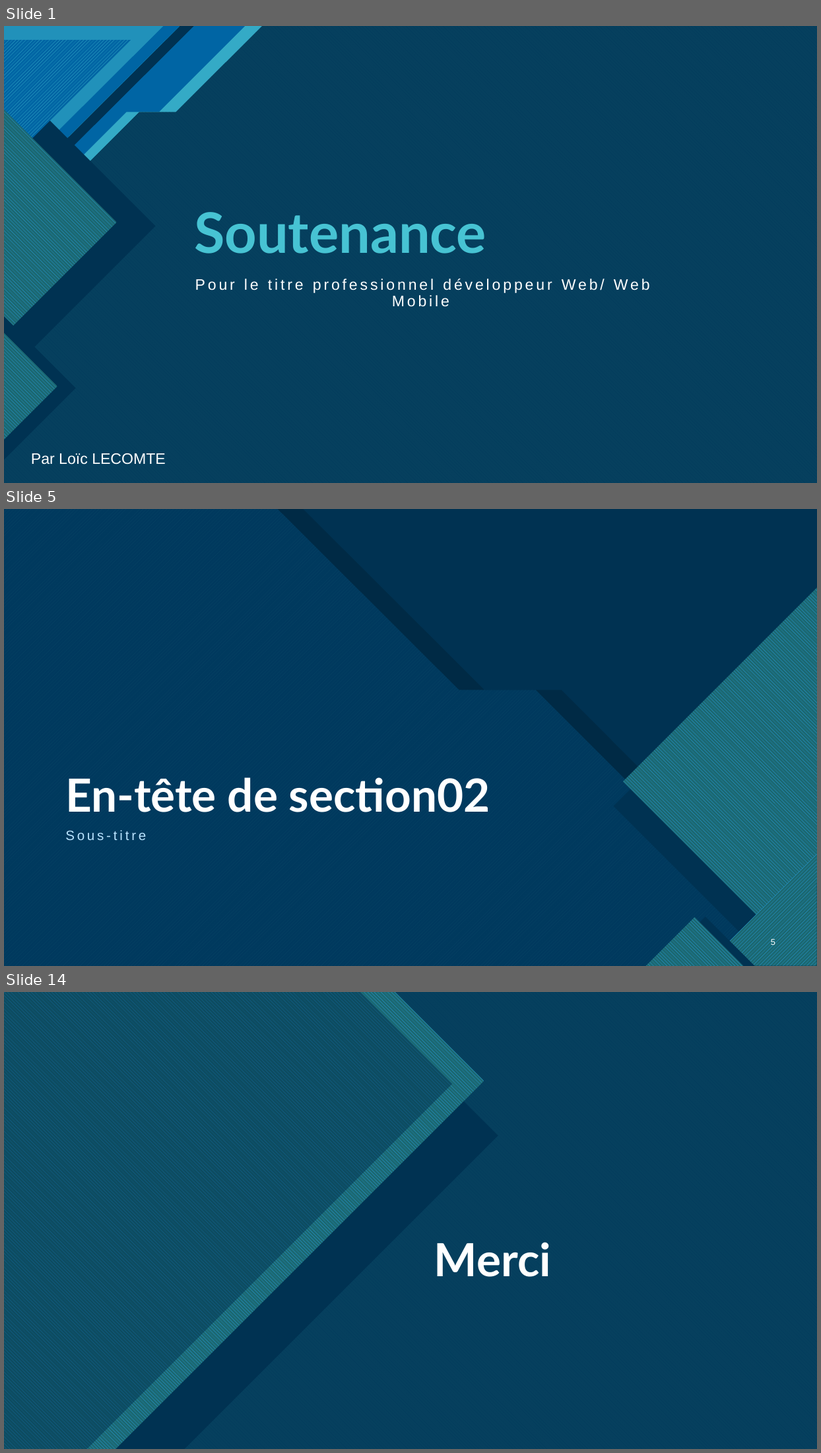
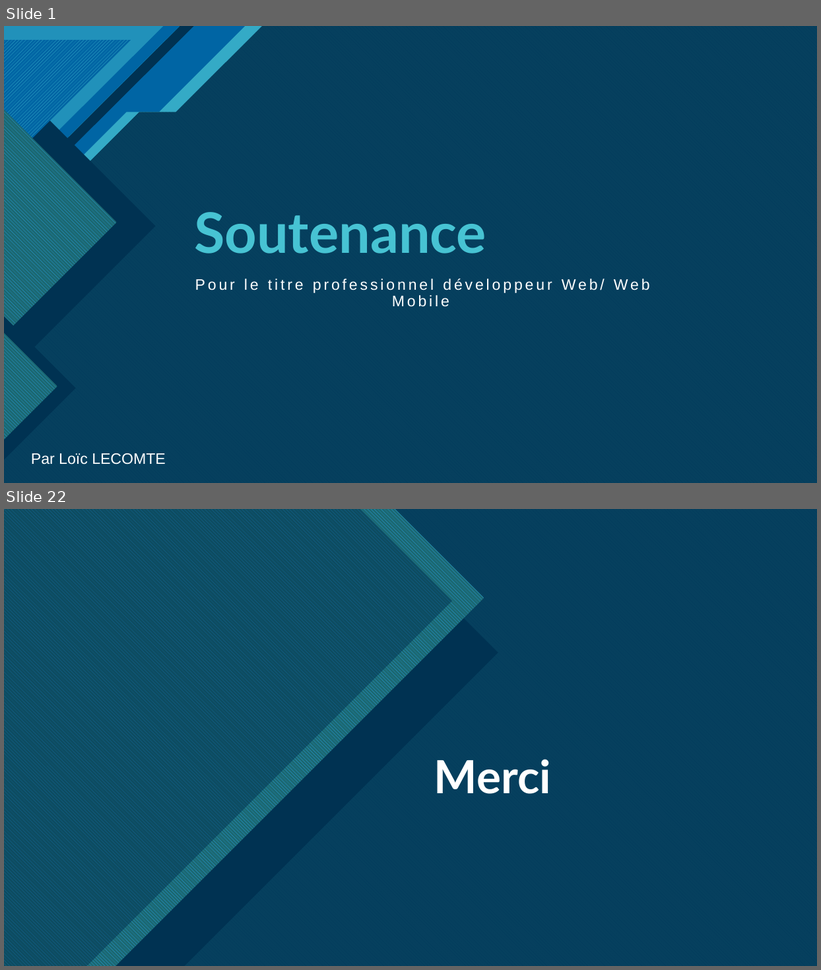
Before and after one commit to MisterSCO/dossier_projet, a slide deck: ressources/Soutenance.pptx. Shown one above the other, each under a label of ours: slides 1, 5 and 14 before the commit, slides 1 and 22 after it; the slides between them are not shown. The pictures are 821x1453 and 821x970 pixels, drawn with LibreOffice and Linux fonts; fonts in the diff are those of the drawing. Boxes give left, top, right and bottom in pixels: in the first picture for what was removed or moved away, otherwise in the second. Text is boxed around its words. In the diff, an @@ line names an element or a change of style, - is before the commit and + after.

```diff
--- a/ressources/Soutenance.pptx
+++ b/ressources/Soutenance.pptx
@@ slide 5 removed at bbox=[4, 509, 817, 966], background #FFFFFF; not listed: 9 template elements that a slide beside it also shows @@
@@ rectangle removed at bbox=[4, 509, 817, 966] @@
@@ freeform shape removed at bbox=[4, 509, 812, 966] @@
@@ freeform shape removed at bbox=[4, 509, 817, 966] @@
@@ freeform shape removed at bbox=[29, 509, 817, 966] @@
@@ freeform shape removed at bbox=[623, 588, 817, 966] @@
@@ freeform shape removed at bbox=[614, 603, 817, 966] @@
@@ title removed at bbox=[65, 778, 490, 813] @@
-En-tête de section02
@@ text removed at bbox=[65, 830, 146, 840] @@
-Sous-titre
@@ freeform shape removed at bbox=[705, 855, 817, 966] @@
@@ freeform shape removed at bbox=[734, 884, 817, 966] @@
@@ freeform shape removed at bbox=[646, 918, 745, 966] @@
@@ freeform shape removed at bbox=[656, 917, 755, 966] @@
@@ page number removed at bbox=[771, 939, 776, 947] @@
-5
@@ what was slide 14 is now slide 22 @@
```
Also in this commit, not shown: 2 slides changed, 18 slides added, 10 other slides removed, 44 other files.
